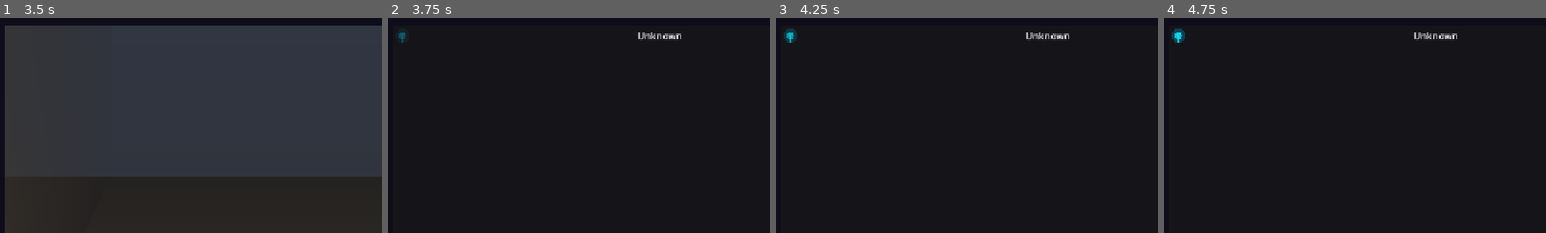
Above: before the commit, frames 1-4 (left to right).
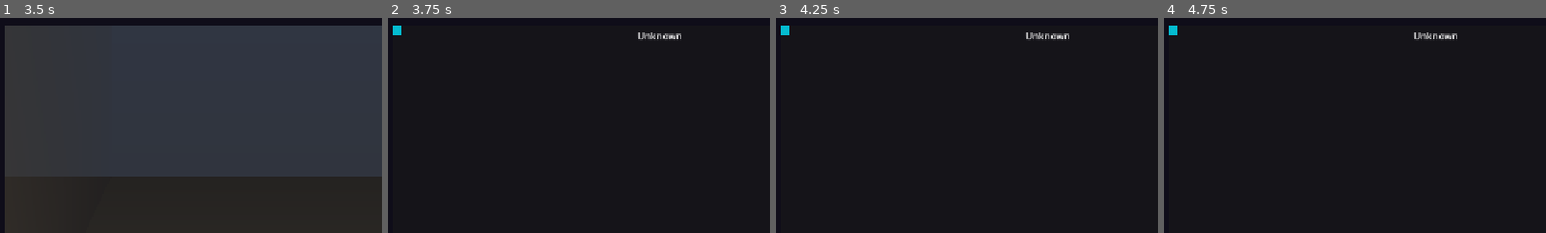
Above: after the commit, the same moments.

Repository: msbel5/ember-rpg
Game: Godot game, scene res://scenes/game_session.tscn
Same seed, same stepped clock (60 frames per second), same inputs: the game is played once before the commit and once after it. This scene is started directly instead of the project's main scene.
Inputs (mouse positions are % of the whole screen's width and height, from its top left):
- Up to frame 1 (3.5 s): click (49, 96) at 0.52 s; type "Alex" at 0.6 s; click "Send" at 1.25 s; tap Enter at 2 s; drag from (36, 50) to (60, 28) at 2.02 s; tap Space at 2.75 s; drag from (80, 65) to (45, 70) at 2.77 s
- Up to frame 2 (3.75 s): tap Enter at 3.5 s; move the mouse to (20, 35) at 3.52 s; hold Left from 3.53 s (still down); tap Tab at 3.6 s; click (20, 35) at 3.67 s
- Up to frame 3 (4.25 s): keep holding Left
- Up to frame 4 (4.75 s): release Left at 4.25 s; tap Space at 4.25 s; drag from (36, 50) to (20, 35) at 4.27 s
The pictures show only the part of the screen within x 0-50%, y 4-54%; the shares and areas given below are measured in that part.

Frame 1 is identical in both runs. In frame 2, 0.2% of the frame differs, in the area x 1-5%, y 3-12%; in frame 3, 0.3%, in the area x 1-6%, y 3-12%; in frame 4, 0.3%.

Commit message:
Fix: AI assets JPEG extension, simplified player marker
- Renamed .png to .jpg (HuggingFace returns JPEG, Godot couldn't load)
- Removed stale .import files
- Updated POV renderer paths to .jpg
- Simplified player marker from inner class to ColorRect (more reliable)
- Pulsing cyan square at player position, z_index=100

Co-Authored-By: Claude Opus 4.6 (1M context) <noreply@anthropic.com>

Diff:
--- a/godot-client/scripts/pov_renderer.gd
+++ b/godot-client/scripts/pov_renderer.gd
@@ -141,10 +141,10 @@
 func _load_ai_background(location: String) -> void:
 	# Map location names to generated asset files
 	var bg_map = {
-		"harbor": "res://assets/generated/test_harbor_bg.png",
-		"town": "res://assets/generated/test_harbor_bg.png",
-		"dungeon": "res://assets/generated/test_dungeon_bg.png",
-		"cave": "res://assets/generated/test_dungeon_bg.png",
+		"harbor": "res://assets/generated/test_harbor_bg.jpg",
+		"town": "res://assets/generated/test_harbor_bg.jpg",
+		"dungeon": "res://assets/generated/test_dungeon_bg.jpg",
+		"cave": "res://assets/generated/test_dungeon_bg.jpg",
 	}
 	_bg_texture = null
 	_bg_alpha = 0.0
--- a/godot-client/scripts/tile_map_renderer.gd
+++ b/godot-client/scripts/tile_map_renderer.gd
@@ -63,57 +63,33 @@
 signal entity_clicked(entity_id: String, entity_data: Dictionary)
 signal tile_clicked(tile_x: int, tile_y: int)
 
-var player_marker: Control = null
+var player_marker: ColorRect = null
+var _marker_pulse: float = 0.0
 
 func _ready() -> void:
 	GameState.map_loaded.connect(_on_map_loaded)
 	GameState.entities_loaded.connect(_on_entities_loaded)
-	# Create player position marker
 	_create_player_marker()
 
-func _process(_delta: float) -> void:
+func _process(delta: float) -> void:
 	if player_marker and map_width > 0:
 		var pos = GameState.player_map_pos
-		player_marker.position = camera_offset + Vector2(pos.x * TILE_SIZE, pos.y * TILE_SIZE)
-		player_marker.queue_redraw()
+		player_marker.position = camera_offset + Vector2(
+			pos.x * TILE_SIZE + TILE_SIZE * 0.25,
+			pos.y * TILE_SIZE + TILE_SIZE * 0.25
+		)
+		# Pulsing effect
+		_marker_pulse += delta * 4.0
+		var alpha = 0.6 + sin(_marker_pulse) * 0.3
+		player_marker.color = Color(0, 0.9, 1.0, alpha)
 
 func _create_player_marker() -> void:
-	player_marker = Control.new()
-	player_marker.z_index = 10  # Always on top
-	player_marker.set_script(null)
-	# Use a custom draw node for the marker
-	var marker = _PlayerMarker.new()
-	marker.size = Vector2(TILE_SIZE, TILE_SIZE)
-	player_marker.add_child(marker)
+	player_marker = ColorRect.new()
+	player_marker.size = Vector2(TILE_SIZE * 0.5, TILE_SIZE * 0.5)
+	player_marker.color = Color(0, 0.9, 1.0, 0.8)
+	player_marker.z_index = 100
+	player_marker.mouse_filter = Control.MOUSE_FILTER_IGNORE
 	add_child(player_marker)
-
-class _PlayerMarker extends Control:
-	var _pulse: float = 0.0
-	func _process(delta: float) -> void:
-		_pulse += delta * 3.0
-		queue_redraw()
-	func _draw() -> void:
-		var center = Vector2(size.x / 2.0, size.y / 2.0)
-		var pulse_alpha = 0.5 + sin(_pulse) * 0.3
-		# Outer glow
-		draw_circle(center, 12, Color(0, 0.8, 1.0, pulse_alpha * 0.3))
-		# Inner circle
-		draw_circle(center, 6, Color(0, 0.9, 1.0, pulse_alpha))
-		# Facing direction arrow
-		var facing = GameState.player_facing
-		var arrow_dir = Vector2.ZERO
-		match facing:
-			0: arrow_dir = Vector2(0, -1)  # North
-			1: arrow_dir = Vector2(1, 0)   # East
-			2: arrow_dir = Vector2(0, 1)   # South
-			3: arrow_dir = Vector2(-1, 0)  # West
-		var arrow_tip = center + arrow_dir * 14
-		var arrow_base_l = center + arrow_dir.rotated(2.5) * 6
-		var arrow_base_r = center + arrow_dir.rotated(-2.5) * 6
-		draw_polygon(
-			PackedVector2Array([arrow_tip, arrow_base_l, arrow_base_r]),
-			PackedColorArray([Color(0, 1, 1, pulse_alpha), Color(0, 1, 1, pulse_alpha * 0.5), Color(0, 1, 1, pulse_alpha * 0.5)])
-		)
 
 func _on_map_loaded(map_data: Dictionary) -> void:
 	_clear_map()
Renamed: godot-client/assets/generated/entity_guard.png -> godot-client/assets/generated/entity_guard.jpg
Not shown, removed: godot-client/assets/generated/entity_guard.png.import
Renamed: godot-client/assets/generated/entity_merchant.png -> godot-client/assets/generated/entity_merchant.jpg
Not shown, removed: godot-client/assets/generated/entity_merchant.png.import
Renamed: godot-client/assets/generated/test_dungeon_bg.png -> godot-client/assets/generated/test_dungeon_bg.jpg
Not shown, removed: godot-client/assets/generated/test_dungeon_bg.png.import
Renamed: godot-client/assets/generated/test_harbor_bg.png -> godot-client/assets/generated/test_harbor_bg.jpg
Not shown, removed: godot-client/assets/generated/test_harbor_bg.png.import
Not shown, added: godot-client/scripts/pov_renderer.gd.uid
